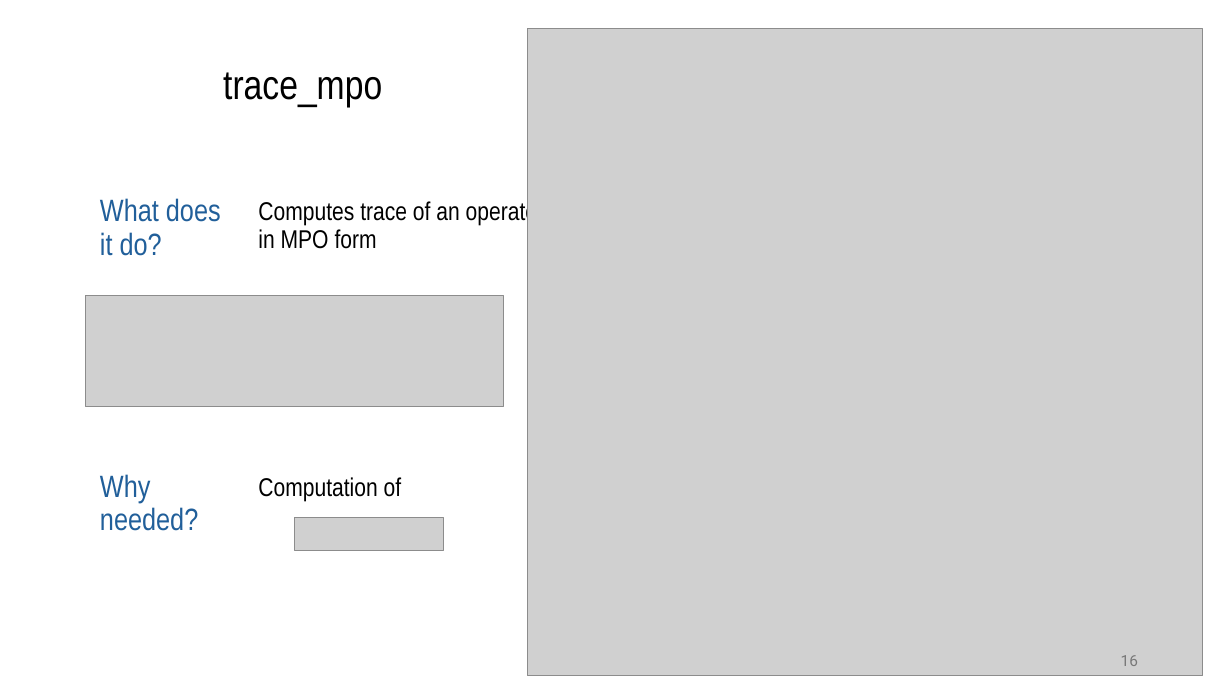
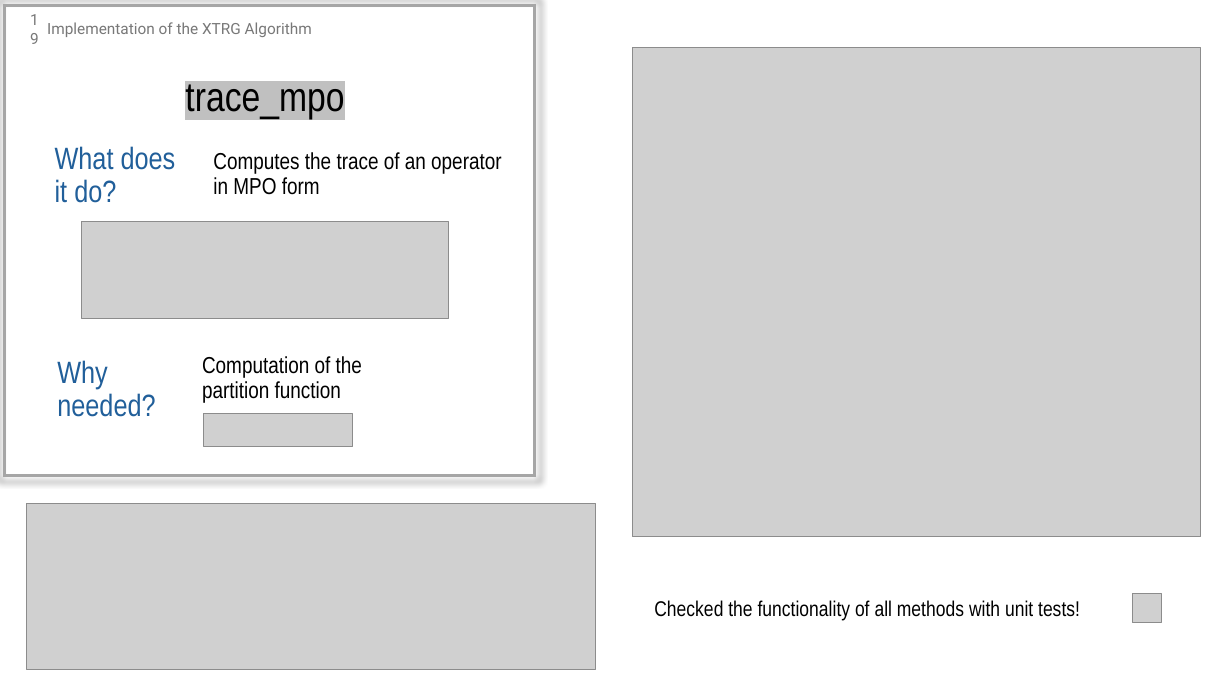
Before and after one commit to MrHighsenberg/XTRG-Algorithm, a slide deck: slide 19 of presentation/Term_Project_XTRG_Presentation.pptx (slide 16 before the commit). Drawn at 1232x693 pixels with LibreOffice and Linux fonts; fonts in the diff are those of the drawing; grey boxes stand for pictures. Boxes give left, top, right and bottom in pixels: in the first picture for what was removed or moved away, otherwise in the second. Text is boxed around its words. In the diff, an @@ line names an element or a change of style, - is before the commit and + after.

```diff
--- a/presentation/Term_Project_XTRG_Presentation.pptx
+++ b/presentation/Term_Project_XTRG_Presentation.pptx
@@ rectangle added at (x1=5, y1=6, x2=535, y2=476), outline #A6A6A6 2.25 pt @@
@@ page number added at (x1=12, y1=10, x2=48, y2=47), 12 pt, text #797979 @@
+19
@@ text added at (x1=47, y1=22, x2=312, y2=37), 12 pt, text #797979 @@
+Implementation of the XTRG Algorithm
@@ picture resized from (x1=527, y1=29, x2=1203, y2=676) to (x1=632, y1=47, x2=1201, y2=537) @@
@@ text "trace_mpo" moved from (x1=223, y1=72, x2=382, y2=107) to (x1=185, y1=77, x2=344, y2=118) @@
@@ text "trace_mpo" at (x1=185, y1=77, x2=344, y2=118): highlight none to #C0C0C0 @@
@@ text "What does it do?" moved from (x1=100, y1=198, x2=221, y2=256) to (x1=55, y1=146, x2=176, y2=203) @@
@@ text at (x1=213, y1=152, x2=501, y2=195): text changed; size 20 to 18 pt @@
-Computes trace of an operator in MPO form
+Computes the trace of an operator in MPO form
@@ picture resized from (x1=85, y1=296, x2=504, y2=407) to (x1=82, y1=222, x2=449, y2=319) @@
@@ text "Why needed?" moved from (x1=100, y1=474, x2=198, y2=531) to (x1=57, y1=360, x2=155, y2=417) @@
@@ text at (x1=202, y1=356, x2=362, y2=403): text changed; size 20 to 18 pt @@
-Computation of
+Computation of the partition function
@@ picture moved from (x1=295, y1=518, x2=444, y2=550) to (x1=204, y1=414, x2=353, y2=446) @@
@@ picture added at (x1=27, y1=504, x2=595, y2=669) @@
@@ picture added at (x1=1132, y1=593, x2=1162, y2=623) @@
@@ text added at (x1=654, y1=600, x2=1080, y2=621), 16.6 pt, text #000000 @@
+Checked the functionality of all methods with unit tests!
@@ page number removed at (x1=1121, y1=655, x2=1138, y2=666) @@
-16
```
Also in this commit, not shown: 22 other slides changed, 5 slides added, 2 slides removed, 7 other files.
